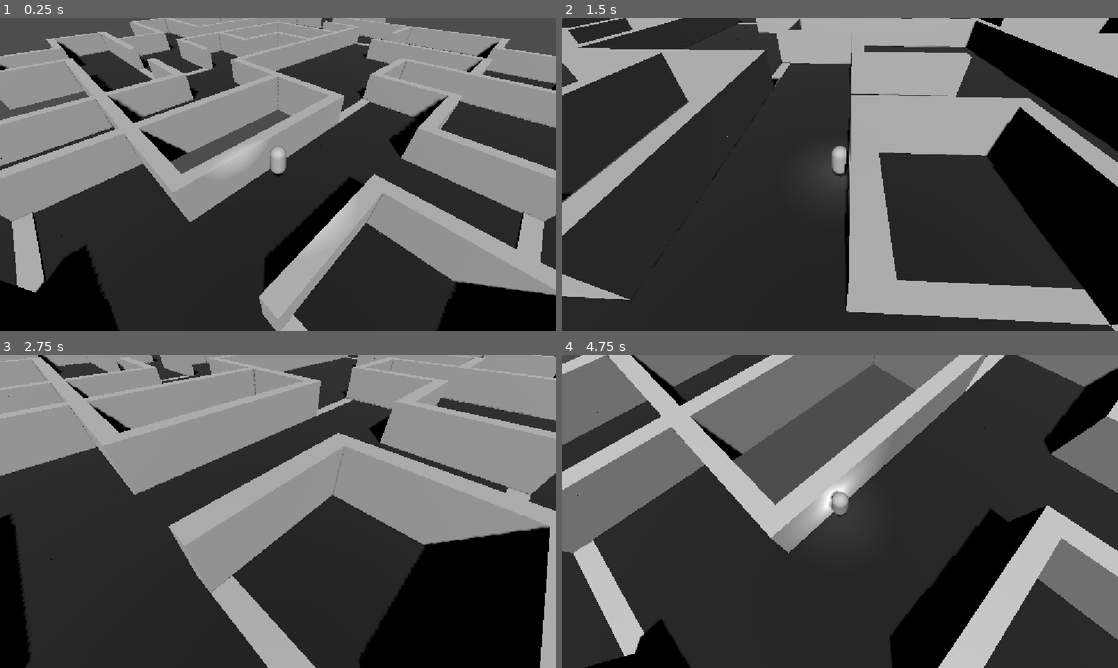
Above: before the commit, frames 1-4 (two rows, left to right).
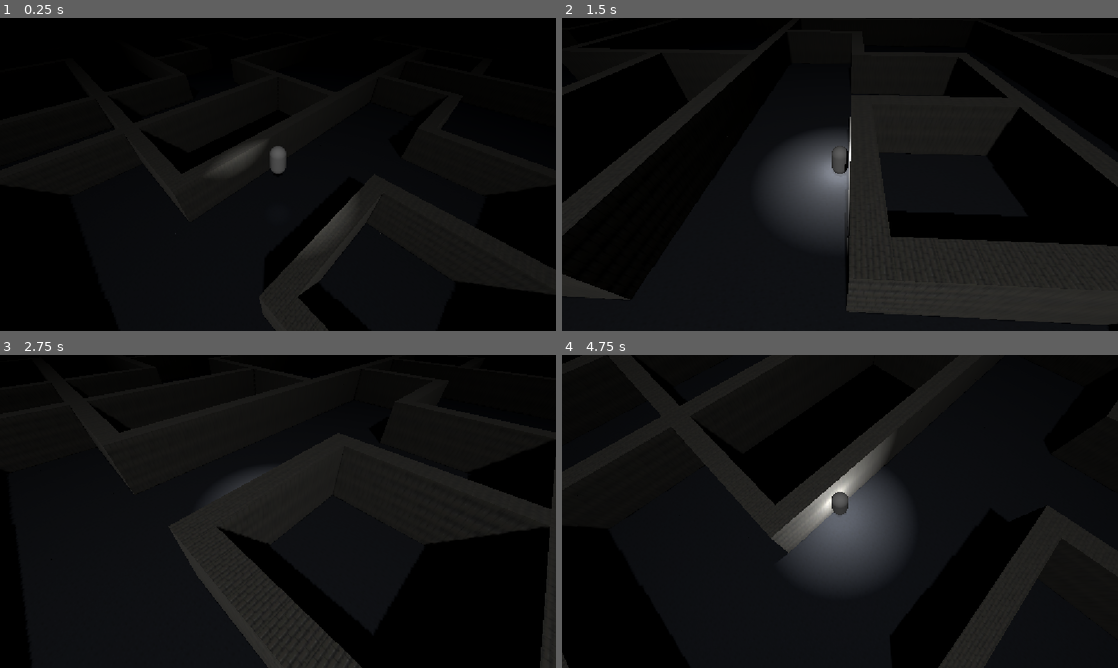
Above: after the commit, the same moments.

Repository: TotsllyRandom/Arc-Knights
Game: Godot game, scene res://Scenes/dungeon.tscn
Same seed, same stepped clock (60 frames per second), same inputs: the game is played once before the commit and once after it.
Inputs (mouse positions are in pixels of both pictures, inside the frame that each line leads up to):
- Up to frame 1 (0.25 s): no input
- Up to frame 2 (1.5 s): tap Enter at 0.5 s; move the mouse to (962, 158) at 0.52 s; hold D (Player_Move_Right) 0.53-1.28 s; tap Down (Player_Camera_Down) at 0.6 s; click (962, 158) at 0.67 s; tap Space (Player_Jump) at 0.77 s; move the mouse to (728, 190) at 1.27 s; hold S (Player_Move_Down) from 1.28 s (still down); tap Left (Player_Camera_Left) at 1.35 s; click (728, 190) at 1.42 s
- Up to frame 3 (2.75 s): tap Space (Player_Jump) at 1.52 s; move the mouse to (333, 442) at 2.02 s; release S (Player_Move_Down) at 2.03 s; hold D (Player_Move_Right) from 2.03 s (still down); tap Right (Player_Camera_Right) at 2.1 s; click (333, 442) at 2.17 s
- Up to frame 4 (4.75 s): move the mouse to (812, 574) at 2.77 s; release D (Player_Move_Right) at 2.78 s; hold W (Player_Move_Up) 2.78-3.53 s; tap Up (Player_Camera_Up) at 2.85 s; click (812, 574) at 2.92 s; tap Space (Player_Jump) at 3.02, 3.77, 4.52 s; move the mouse to (1006, 558) at 3.52 s; hold A (Player_Move_Left) from 3.53 s (still down); tap Alt at 3.6 s; click (1006, 558) at 3.67 s; move the mouse to (673, 464) at 4.27 s; tap Shift at 4.35 s; click (673, 464) at 4.42 s

The runs differ from the first frame. In frame 1, 87% of the frame differs, in the area x 0-100%, y 0-100%; in frame 2, 66%; in frame 3, 69%; in frame 4, 80%.

Commit message:
Starting Bullet Work, Basic test textures

Diff:
--- a/Scenes/Player.tscn
+++ b/Scenes/Player.tscn
@@ -1,6 +1,6 @@
 [gd_scene format=3 uid="uid://mpu4r0vb0drw"]
 
-[ext_resource type="Script" uid="uid://ckc2bhqrtdwls" path="res://scripts/player.gd" id="1_rpqav"]
+[ext_resource type="Script" uid="uid://ckc2bhqrtdwls" path="res://Scripts/player.gd" id="1_rpqav"]
 
 [sub_resource type="CapsuleMesh" id="CapsuleMesh_rfg2h"]
 
@@ -14,6 +14,11 @@
 mesh = SubResource("CapsuleMesh_rfg2h")
 
 [node name="OmniLight3D" type="OmniLight3D" parent="MeshInstance3D" unique_id=1875700558]
+light_energy = 10.347
+light_indirect_energy = 3.297
+light_volumetric_fog_energy = 3.62
+light_size = 1.0
+light_specular = 1.35
 shadow_enabled = true
 distance_fade_enabled = true
 
--- /dev/null
+++ b/Scenes/bullet.tscn
@@ -0,0 +1,31 @@
+[gd_scene format=3 uid="uid://c038avrpeypiy"]
+
+[ext_resource type="Script" uid="uid://1b7jrhdvqqt4" path="res://Scripts/bullet.gd" id="1_xjght"]
+
+[sub_resource type="SphereShape3D" id="SphereShape3D_cjkyl"]
+radius = 0.1
+
+[sub_resource type="StandardMaterial3D" id="StandardMaterial3D_rfg2h"]
+albedo_color = Color(18.892157, 18.892157, 18.892157, 1)
+disable_receive_shadows = true
+
+[sub_resource type="SphereMesh" id="SphereMesh_cjkyl"]
+material = SubResource("StandardMaterial3D_rfg2h")
+radius = 0.1
+height = 0.2
+
+[node name="Area2D" type="Area3D" unique_id=1394986036]
+collision_layer = 0
+script = ExtResource("1_xjght")
+
+[node name="CollisionShape3D" type="CollisionShape3D" parent="." unique_id=281251081]
+shape = SubResource("SphereShape3D_cjkyl")
+
+[node name="MeshInstance3D" type="MeshInstance3D" parent="." unique_id=582748844]
+cast_shadow = 0
+mesh = SubResource("SphereMesh_cjkyl")
+
+[node name="OmniLight3D" type="OmniLight3D" parent="MeshInstance3D" unique_id=146124101]
+omni_range = 1.5
+
+[connection signal="body_entered" from="." to="." method="_on_body_entered"]
--- a/Scenes/dungeon.tscn
+++ b/Scenes/dungeon.tscn
@@ -2,6 +2,17 @@
 
 [ext_resource type="Script" uid="uid://bc86nw50w8xv4" path="res://Scripts/dungeon.gd" id="1_oavya"]
 [ext_resource type="PackedScene" uid="uid://mpu4r0vb0drw" path="res://Scenes/Player.tscn" id="2_dakn4"]
+
+[sub_resource type="Environment" id="Environment_cjkyl"]
+background_mode = 1
+background_energy_multiplier = 16.0
+ambient_light_energy = 16.0
+reflected_light_source = 2
+fog_enabled = true
+fog_light_color = Color(0, 0, 0, 1)
+fog_light_energy = 8.54
+fog_density = 0.0769
+fog_height_density = 2.4615
 
 [node name="Dungeon" type="Node3D" unique_id=1328486359]
 script = ExtResource("1_oavya")
@@ -20,9 +31,12 @@
 
 [node name="DirectionalLight3D" type="DirectionalLight3D" parent="Player/RotateCamera/Hold" unique_id=1886366751]
 transform = Transform3D(1.0000001, 0, 0, 0, 1, 0, 0, 2.9802322e-08, 1, 0, 0, 0)
-light_energy = 2.0
-light_indirect_energy = 1.09
+light_energy = 0.75
+light_volumetric_fog_energy = 16.0
 shadow_enabled = true
 sky_mode = 1
 
 [node name="Ground" type="Node3D" parent="." unique_id=183039139]
+
+[node name="WorldEnvironment" type="WorldEnvironment" parent="." unique_id=914039861]
+environment = SubResource("Environment_cjkyl")
--- a/Scenes/tile.tscn
+++ b/Scenes/tile.tscn
@@ -1,7 +1,8 @@
 [gd_scene format=3 uid="uid://bfpdfi0r3p23b"]
 
-[ext_resource type="Script" uid="uid://r241266tlot8" path="res://scripts/tile.gd" id="1_xsjyq"]
+[ext_resource type="Script" uid="uid://r241266tlot8" path="res://Scripts/tile.gd" id="1_xsjyq"]
 [ext_resource type="Texture2D" uid="uid://cbu4jren3v3bd" path="res://assets/TileTest.png" id="2_rvq8p"]
+[ext_resource type="Texture2D" uid="uid://b1owwm7hurrx4" path="res://assets/resources/floortest.jpeg" id="3_4kj4d"]
 
 [sub_resource type="StandardMaterial3D" id="StandardMaterial3D_cjkyl"]
 albedo_texture = ExtResource("2_rvq8p")
@@ -11,6 +12,10 @@
 [sub_resource type="BoxMesh" id="BoxMesh_cjkyl"]
 material = SubResource("StandardMaterial3D_cjkyl")
 
+[sub_resource type="StandardMaterial3D" id="StandardMaterial3D_yjehn"]
+albedo_texture = ExtResource("3_4kj4d")
+albedo_texture_force_srgb = true
+
 [sub_resource type="BoxShape3D" id="BoxShape3D_rfg2h"]
 
 [node name="Tile" type="StaticBody3D" unique_id=109192371]
@@ -19,6 +24,7 @@
 [node name="MeshInstance3D" type="MeshInstance3D" parent="." unique_id=400247797]
 transform = Transform3D(0.70710677, 0, -0.70710677, 0, 1, 0, 0.70710677, 0, 0.70710677, 0, 0.5, 0)
 mesh = SubResource("BoxMesh_cjkyl")
+surface_material_override/0 = SubResource("StandardMaterial3D_yjehn")
 
 [node name="CollisionShape3D" type="CollisionShape3D" parent="." unique_id=1866311462]
 transform = Transform3D(0.70710677, 0, 0.70710677, 0, 1, 0, -0.70710677, 0, 0.70710677, 0, 0.5, 0)
--- a/Scenes/wall.tscn
+++ b/Scenes/wall.tscn
@@ -1,9 +1,16 @@
 [gd_scene format=3 uid="uid://cmhtjn1k5efff"]
 
-[ext_resource type="Script" uid="uid://tsqpx7jor6c5" path="res://scripts/wall.gd" id="1_d155t"]
+[ext_resource type="Script" uid="uid://tsqpx7jor6c5" path="res://Scripts/wall.gd" id="1_d155t"]
+[ext_resource type="Texture2D" uid="uid://8g0sm82nel1p" path="res://assets/resources/bricktest.jpeg" id="2_yjehn"]
 
 [sub_resource type="BoxMesh" id="BoxMesh_cjkyl"]
 size = Vector3(1, 4, 1)
+
+[sub_resource type="StandardMaterial3D" id="StandardMaterial3D_03ltx"]
+albedo_texture = ExtResource("2_yjehn")
+albedo_texture_force_srgb = true
+distance_fade_min_distance = 10.0
+distance_fade_max_distance = 1702.73
 
 [sub_resource type="BoxShape3D" id="BoxShape3D_cjkyl"]
 size = Vector3(1, 4, 1)
@@ -15,6 +22,7 @@
 [node name="MeshInstance3D" type="MeshInstance3D" parent="." unique_id=617726432]
 transform = Transform3D(1, 0, 0, 0, 1, 0, 0, 0, 1, 0, 2, 0)
 mesh = SubResource("BoxMesh_cjkyl")
+surface_material_override/0 = SubResource("StandardMaterial3D_03ltx")
 
 [node name="CollisionShape3D" type="CollisionShape3D" parent="." unique_id=7858624]
 transform = Transform3D(1, 0, 0, 0, 1, 0, 0, 0, 1, 0, 2, 0)
--- /dev/null
+++ b/Scripts/bullet.gd
@@ -0,0 +1,20 @@
+extends Area3D
+
+@export var speed: float = 20.0
+var direction: Vector3 = Vector3.ZERO
+
+func _ready() -> void:
+	if direction == Vector3.ZERO:
+		direction = -global_transform.basis.z.normalized()
+		global_position += direction * 2
+
+func _physics_process(delta: float) -> void:
+	# If a custom direction wasn't assigned, default to its own local forward (-Z)
+
+	# Standard directional movement
+	global_position += direction * speed * delta
+
+func _on_body_entered(body: Node) -> void:
+	if body.has_method("take_damage"):
+		body.take_damage(10)
+	queue_free() # Destroy bullet on impact
--- a/Scripts/player.gd
+++ b/Scripts/player.gd
@@ -1,7 +1,14 @@
 extends CharacterBody3D
 
+var gun_cd := 0.0:
+	set(new):
+		if new <= 0:
+			gun_cd = 0.0
+		else:
+			gun_cd = new
 
 @onready var cam_rotate = $RotateCamera
+var bullet = preload("res://Scenes/bullet.tscn")
 
 const SPEED = 5.0
 const JUMP_VELOCITY = 4.5
@@ -25,6 +32,7 @@
 	target_rotation.x = cam_rotate.rotation.x
 
 func _physics_process(delta: float) -> void:
+	gun_cd -= delta
 	check_camera_controls()
 	rotation.y = lerp_angle(rotation.y,target_rotation.y, .3)
 	cam_rotate.rotation.x = lerp_angle(cam_rotate.rotation.x,target_rotation.x, .3)
@@ -48,3 +56,11 @@
 		velocity.z = move_toward(velocity.z, 0, SPEED)
 
 	move_and_slide()
+
+	if Input.is_mouse_button_pressed(MOUSE_BUTTON_LEFT) && gun_cd == 0.0:
+		var b = bullet.instantiate()
+		b.rotation = rotation
+		b.position = position
+		b.position.y += 1
+		gun_cd = 1.0
+		$"..".add_child(b)
--- a/Scripts/wall.gd
+++ b/Scripts/wall.gd
@@ -2,8 +2,6 @@
 
 @onready var player = $"../../Player"
 @export var type := "wall"
-
-
 var target_height : int = 0
 
 func _ready() -> void:
@@ -12,8 +10,9 @@
 # Called every frame. 'delta' is the elapsed time since the previous frame.
 func _process(_delta: float) -> void:
 	position.y = lerpf(position.y,target_height,0.2)
-	if type == "door":# && Vector2(position.x,position.z).distance_to(Vector2(player.position.x,player.position.z)) < 2
-		type = "open"
+	if type == "door":
+		if Vector2(position.x,position.z).distance_to(Vector2(player.position.x,player.position.z)) < 3:
+			type = "open"
 	if type == "open":
 		target_height = -3
 	else:
--- a/project.godot
+++ b/project.godot
@@ -82,6 +82,7 @@
 [physics]
 
 3d/physics_engine="Jolt Physics"
+jolt_physics_3d/limits/max_bodies=20480
 
 [rendering]
 
Not shown, added: Scripts/bullet.gd.uid
Binary file added: assets/resources/bricktest.jpeg
Not shown, added: assets/resources/bricktest.jpeg.import
Binary file added: assets/resources/floortest.jpeg
Not shown, added: assets/resources/floortest.jpeg.import
